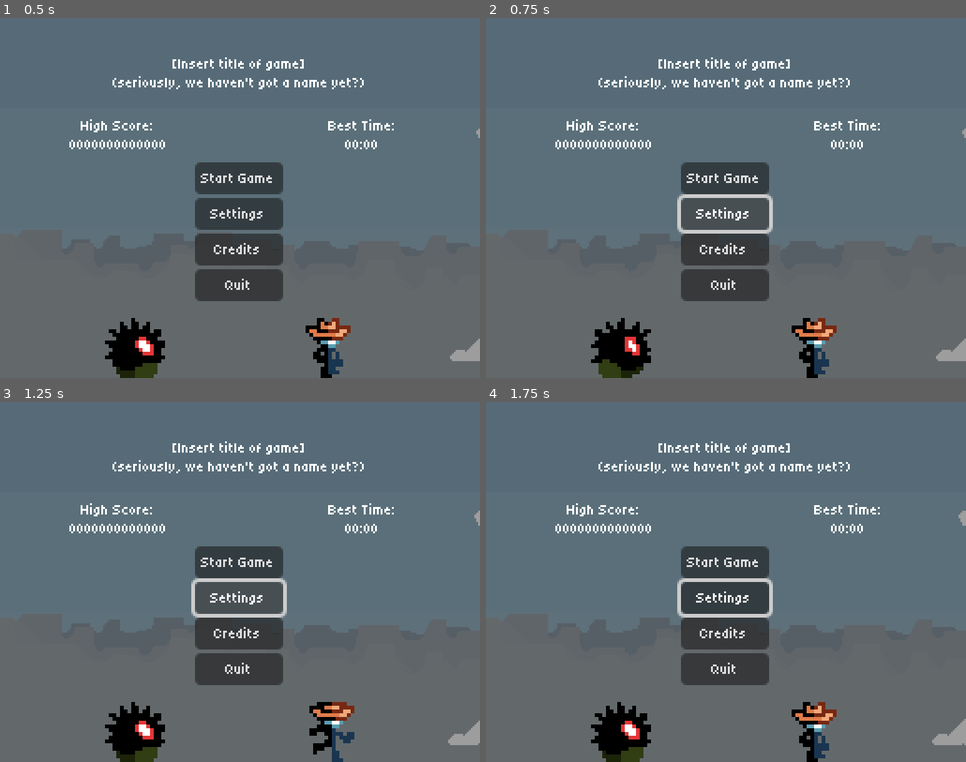
Above: before the commit, frames 1-4 (two rows, left to right).
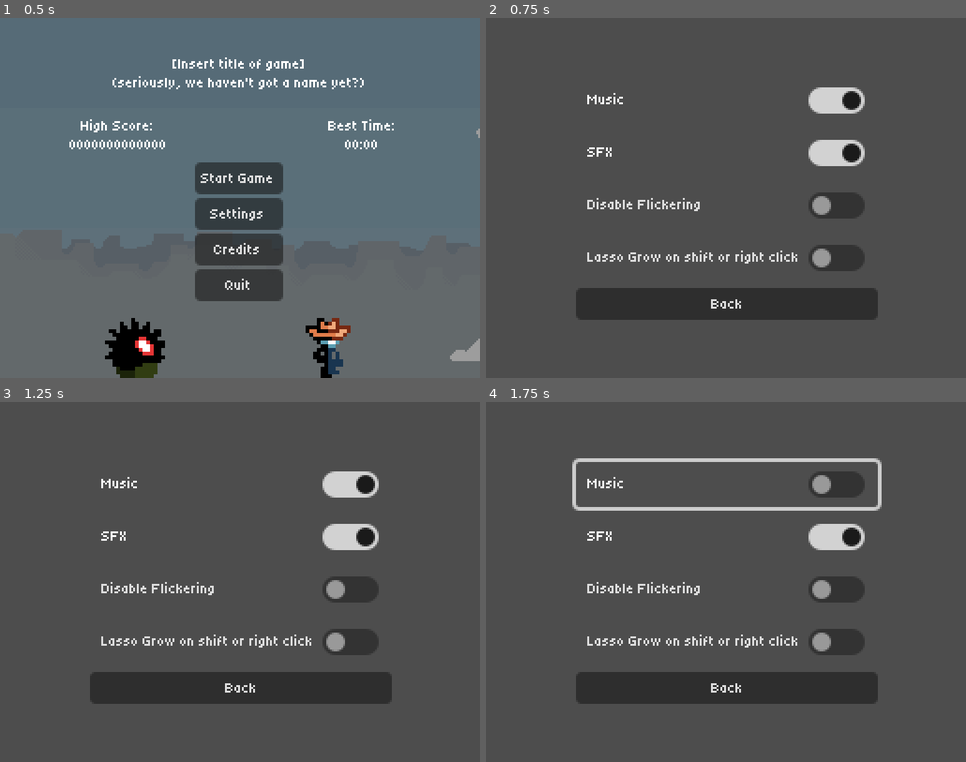
Above: after the commit, the same moments.

Repository: Jcodefox/GMTK-2025
Game: Godot game, scene res://scenes/topscenes/title_topscene.tscn
Two runs of this game, one before a commit and one after it. Both use one fixed random seed, a clock stepped at 60 frames per second and the inputs below.
Inputs (mouse positions are in pixels of both pictures, inside the frame that each line leads up to):
- Up to frame 1 (0.5 s): no input
- Up to frame 2 (0.75 s): click "Settings" at 0.5 s
- Up to frame 3 (1.25 s): no input
- Up to frame 4 (1.75 s): click (726, 484) at 1.25 s, where only the run after the commit has a clickable "Music"

Frame 1 is identical in both runs. In frame 2, 96% of the frame differs, in the area x 0-100%, y 0-100%; in frame 3, 96%; in frame 4, 97%.

Commit message:
Add settings

Diff:
--- /dev/null
+++ b/scenes/prefabs/settings.tscn
@@ -0,0 +1,54 @@
+[gd_scene load_steps=3 format=3 uid="uid://bfpuy0l00qc7x"]
+
+[ext_resource type="Theme" uid="uid://bk5ddumg2jusp" path="res://assets/style/text.tres" id="1_4npkp"]
+[ext_resource type="Script" uid="uid://rle6jhowtsw8" path="res://scripts/prefabs/settings.gd" id="1_lqm0t"]
+
+[node name="Settings" type="Control"]
+visible = false
+layout_mode = 3
+anchors_preset = 15
+anchor_right = 1.0
+anchor_bottom = 1.0
+grow_horizontal = 2
+grow_vertical = 2
+script = ExtResource("1_lqm0t")
+
+[node name="VBoxContainer" type="VBoxContainer" parent="."]
+layout_mode = 1
+anchors_preset = 8
+anchor_left = 0.5
+anchor_top = 0.5
+anchor_right = 0.5
+anchor_bottom = 0.5
+offset_left = -80.5
+offset_top = -54.0
+offset_right = 80.5
+offset_bottom = 54.0
+grow_horizontal = 2
+grow_vertical = 2
+
+[node name="Music" type="CheckButton" parent="VBoxContainer"]
+layout_mode = 2
+theme = ExtResource("1_4npkp")
+text = "Music"
+
+[node name="SFX" type="CheckButton" parent="VBoxContainer"]
+layout_mode = 2
+theme = ExtResource("1_4npkp")
+text = "SFX"
+
+[node name="FlickeringDisable" type="CheckButton" parent="VBoxContainer"]
+layout_mode = 2
+theme = ExtResource("1_4npkp")
+text = "Disable Flickering"
+
+[node name="KeybindGrowLasso" type="CheckButton" parent="VBoxContainer"]
+layout_mode = 2
+theme = ExtResource("1_4npkp")
+text = "Lasso Grow on shift or right click"
+
+[node name="Back" type="Button" parent="VBoxContainer"]
+layout_mode = 2
+theme = ExtResource("1_4npkp")
+text = "Back"
+metadata/_edit_use_anchors_ = true
--- a/scenes/topscenes/title_topscene.tscn
+++ b/scenes/topscenes/title_topscene.tscn
@@ -9,6 +9,7 @@
 [ext_resource type="Texture2D" uid="uid://cwak838kpjbeg" path="res://assets/art/terrain/cloud 2.png" id="4_24bie"]
 [ext_resource type="SpriteFrames" uid="uid://bf6o51up71rto" path="res://assets/art/player/player_sprite_frames.tres" id="4_org65"]
 [ext_resource type="SpriteFrames" uid="uid://dx8m1e462tv15" path="res://assets/art/enemies/spikro_sprite_frames.tres" id="4_tijst"]
+[ext_resource type="PackedScene" uid="uid://bfpuy0l00qc7x" path="res://scenes/prefabs/settings.tscn" id="9_24bie"]
 
 [node name="TitleTopscene" type="Control"]
 layout_mode = 3
@@ -170,6 +171,10 @@
 sprite_frames = ExtResource("4_tijst")
 autoplay = "default"
 flip_h = true
+
+[node name="Settings" parent="." node_paths=PackedStringArray("other_to_make_visible") instance=ExtResource("9_24bie")]
+layout_mode = 1
+other_to_make_visible = NodePath("../Buttons")
 
 [node name="Credits" type="Control" parent="."]
 visible = false
--- a/scripts/autoloaded/general_globals.gd
+++ b/scripts/autoloaded/general_globals.gd
@@ -20,7 +20,10 @@
 
 var player: Node2D = null
 
+var music: bool = true
+var sfx: bool = true
 var do_things_flicker: bool = true
+var lasso_keybind: bool = false
 
 func _ready() -> void:
 	process_mode = Node.PROCESS_MODE_ALWAYS
--- /dev/null
+++ b/scripts/prefabs/settings.gd
@@ -0,0 +1,34 @@
+extends Control
+
+@export var other_to_make_visible: Node = null
+
+func _ready() -> void:
+	$VBoxContainer/Back.pressed.connect(_back)
+
+	$VBoxContainer/SFX.toggled.connect(_toggle_sfx)
+	$VBoxContainer/Music.toggled.connect(_toggle_music)
+	$VBoxContainer/FlickeringDisable.toggled.connect(_toggle_flicker)
+	$VBoxContainer/KeybindGrowLasso.toggled.connect(_toggle_lasso_keybind)
+
+func _process(_delta: float) -> void:
+	$VBoxContainer/SFX.button_pressed = Globals.sfx
+	$VBoxContainer/Music.button_pressed = Globals.music
+	$VBoxContainer/FlickeringDisable.button_pressed = not Globals.do_things_flicker
+	$VBoxContainer/KeybindGrowLasso.button_pressed = Globals.lasso_keybind
+
+func _back() -> void:
+	self.visible = false
+	if other_to_make_visible != null:
+		other_to_make_visible.visible = true
+
+func _toggle_music(val: bool) -> void:
+	Globals.music = val
+
+func _toggle_sfx(val: bool) -> void:
+	Globals.sfx = val
+
+func _toggle_flicker(val: bool) -> void:
+	Globals.do_things_flicker = not val
+
+func _toggle_lasso_keybind(val: bool) -> void:
+	Globals.lasso_keybind = val
--- a/scripts/prefabs/title_topscene.gd
+++ b/scripts/prefabs/title_topscene.gd
@@ -6,6 +6,7 @@
 	$Buttons/HBoxContainer/High_Score.text = "High Score:\n%012d0" % Globals.high_score;
 	$Buttons/HBoxContainer/BestTime.text = "Best Time:\n%02d:%02d" % [int(Globals.longest_time/60),int(Globals.longest_time)%60]
 	$Buttons/Start.pressed.connect(_on_start_pressed);
+	$Buttons/Settings.pressed.connect(_on_settings_pressed);
 	$Buttons/Credits.pressed.connect(_on_credits_pressed);
 	$Buttons/Quit.pressed.connect(_on_quit_pressed);
 	$Credits/Back.pressed.connect(_on_back_pressed);
@@ -13,6 +14,10 @@
 func _on_start_pressed() -> void:
 	get_tree().change_scene_to_packed(gameplay_topscene);
 	Globals.reset_game(false)
+
+func _on_settings_pressed() -> void:
+	$Buttons.hide()
+	$Settings.show()
 
 func _on_credits_pressed() -> void:
 	$Buttons.hide();
Not shown: 1 places in scenes/topscenes/title_topscene.tscn that only renumber resources
Not shown, added: scripts/prefabs/settings.gd.uid
